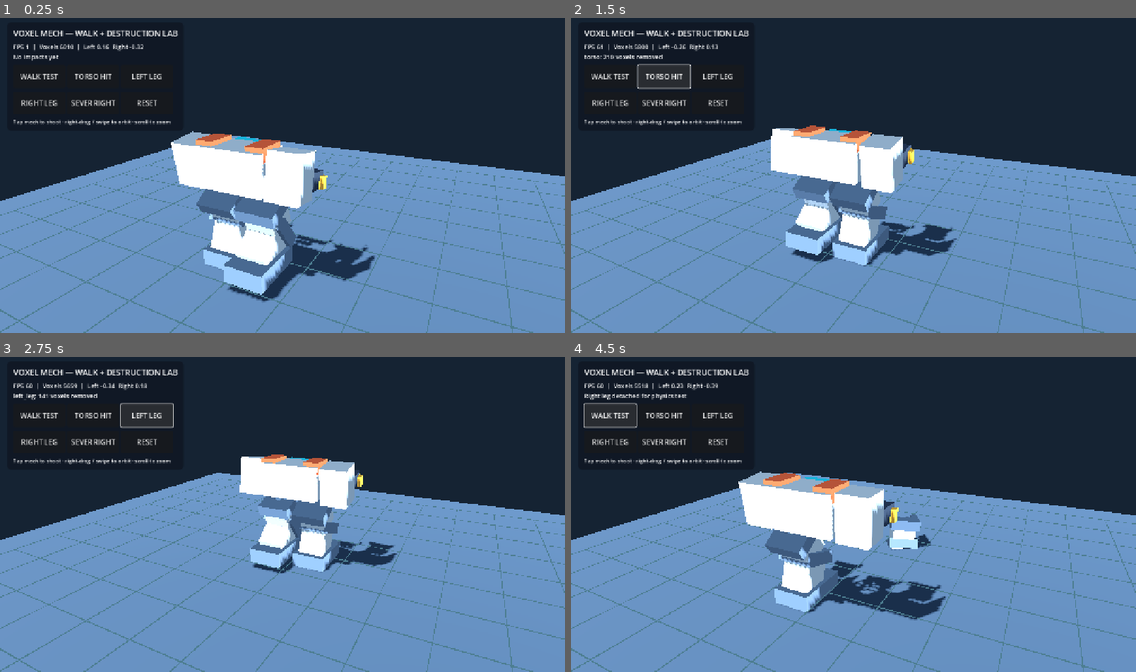
Above: before the commit, frames 1-4 (two rows, left to right).
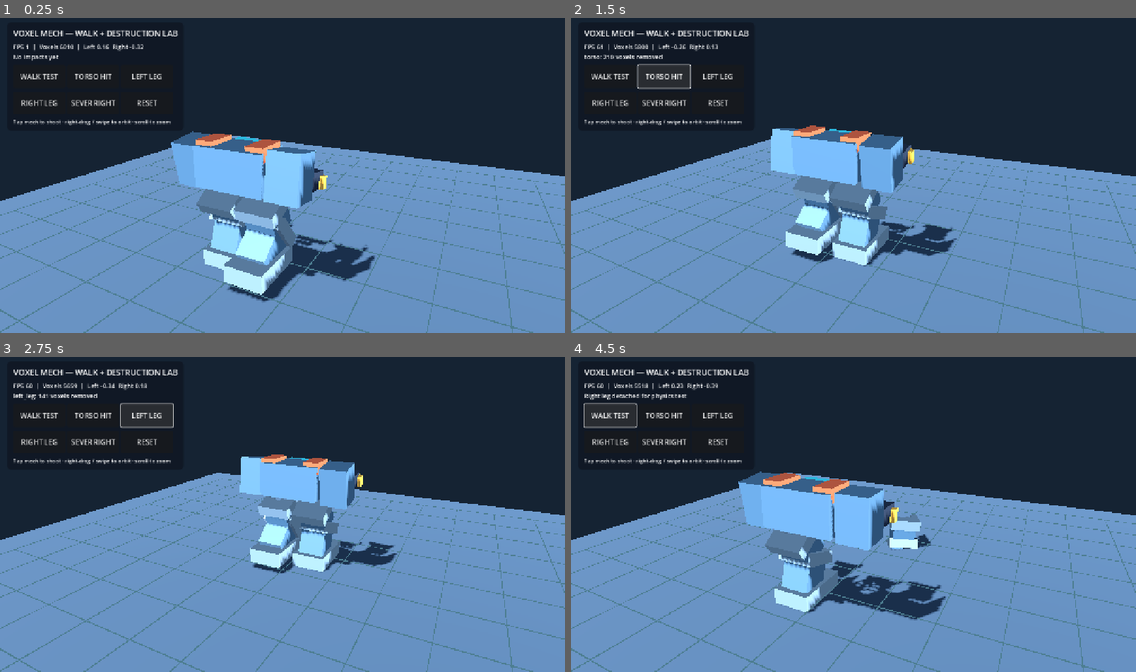
Above: after the commit, the same moments.

Repository: drag0nblad3/BtechMobile
Game: Godot game, scene res://scenes/voxel_mech_lab.tscn
The game is run twice, just before and just after one commit, with the same random seed, the same clock (stepped at 60 frames per second) and the same inputs. This scene is started directly instead of the project's main scene.
Inputs:
- Up to frame 1 (0.25 s): no input
- Up to frame 2 (1.5 s): click "WALK TEST" at 0.5 s; click "TORSO HIT" at 1.25 s
- Up to frame 3 (2.75 s): click "LEFT LEG" at 2 s
- Up to frame 4 (4.5 s): click "RIGHT LEG" at 2.75 s; click "SEVER RIGHT" at 3.5 s; click "WALK TEST" at 4.25 s

The runs differ from the first frame. In frame 1, 6.4% of the frame differs, in the area x 30-56%, y 35-88%; in frame 2, 5.4%; in frame 3, 4.2%; in frame 4, 5.7%.

Commit message:
Adjust mech armor and system palette for visual readability

Diff:
--- a/src/view/units/voxel_part.gd
+++ b/src/view/units/voxel_part.gd
@@ -13,8 +13,8 @@
 	[Vector3(1, 0, 1), Vector3(0, 0, 1), Vector3(0, 1, 1), Vector3(1, 1, 1)],
 	[Vector3(0, 0, 0), Vector3(1, 0, 0), Vector3(1, 1, 0), Vector3(0, 1, 0)]
 ]
-const PALETTE := [Color("afbdcb"), Color("333e4e"), Color("29c5e6"),
-	Color("e8a33d"), Color("60738a"), Color("e35f3d")]
+const PALETTE := [Color("4b6a83"), Color("293242"), Color("40ccfa"),
+	Color("d99c42"), Color("718596"), Color("d85f41")]
 
 var cells: Dictionary = {}  # Vector3i -> palette index
 var joint_cells: Array[Vector3i] = []
